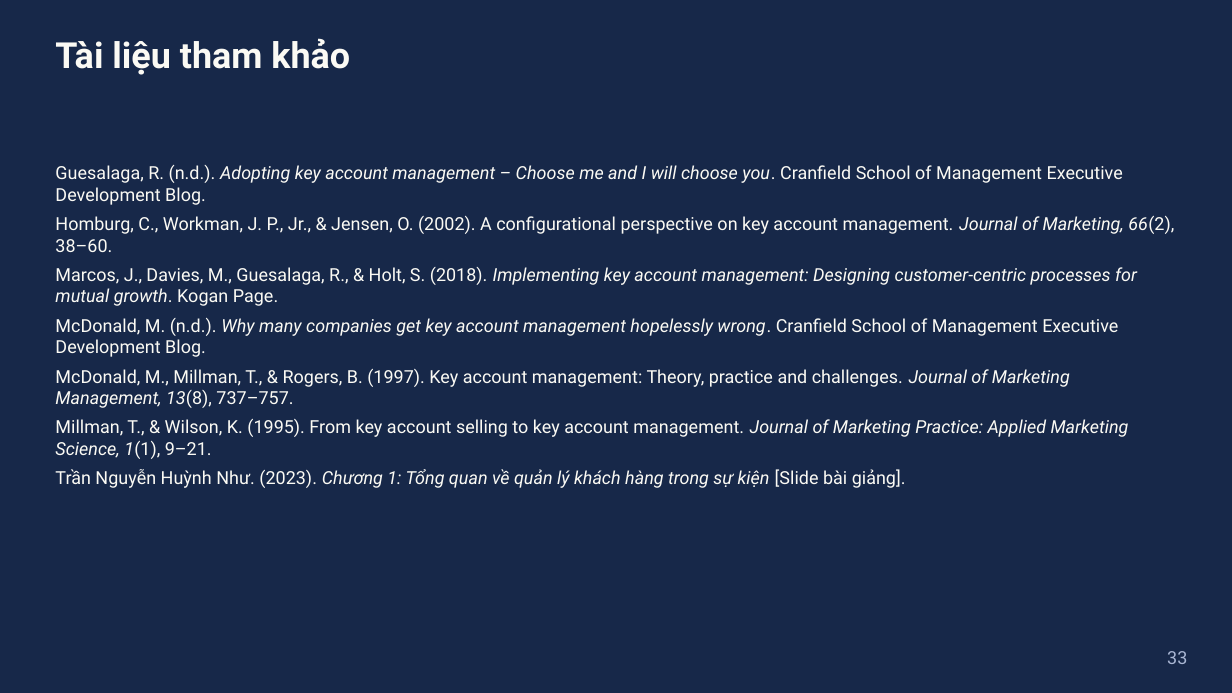
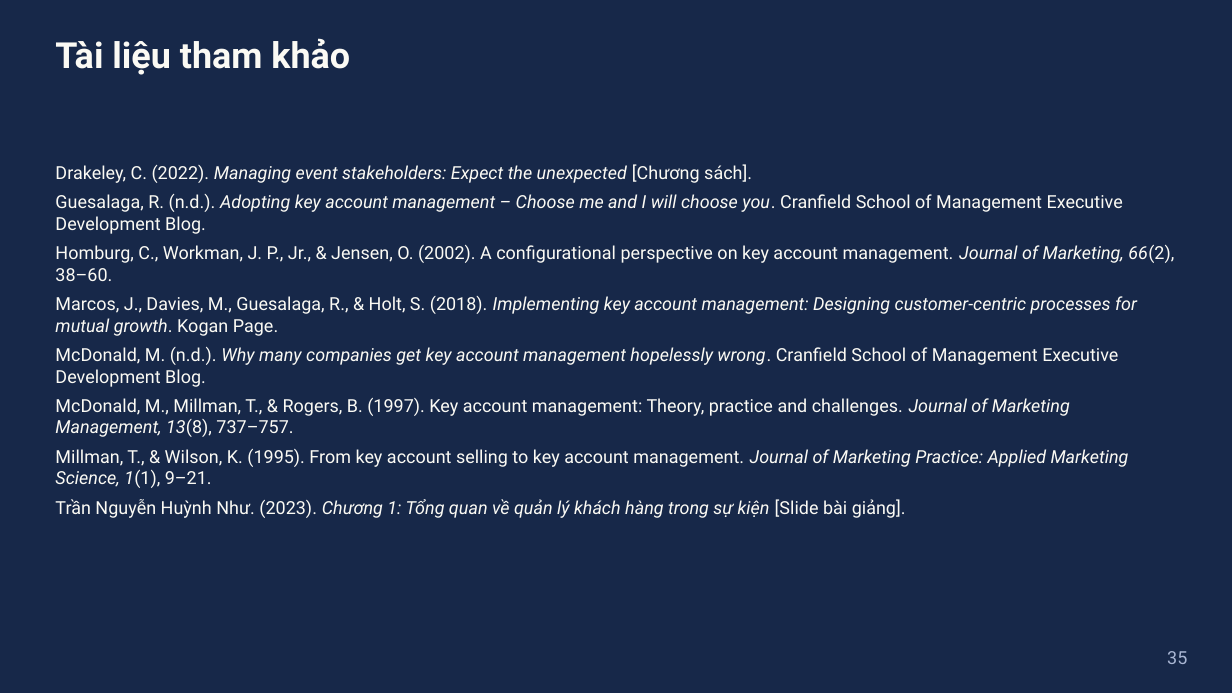
Before and after one commit to dnbaoquyen/teaching-skills, a slide deck: slide 35 of courses/EVM1110E/slides/W02_slides.pptx (slide 33 before the commit). Drawn at 1232x693 pixels with LibreOffice and Linux fonts; fonts in the diff are those of the drawing. Boxes give left, top, right and bottom in pixels: in the first picture for what was removed or moved away, otherwise in the second. Text is boxed around its words. In the diff, an @@ line names an element or a change of style, - is before the commit and + after.

```diff
--- a/courses/EVM1110E/slides/W02_slides.pptx
+++ b/courses/EVM1110E/slides/W02_slides.pptx
@@ text at bbox=[55, 164, 752, 183]: paragraph added @@
+Drakeley, C. (2022). Managing event stakeholders: Expect the unexpected [Chương sách].
@@ page number at bbox=[1167, 651, 1187, 664]: text changed @@
-33
+35
```
Also in this commit, not shown: 1 other slide changed, 2 slides added, 12 other files.
